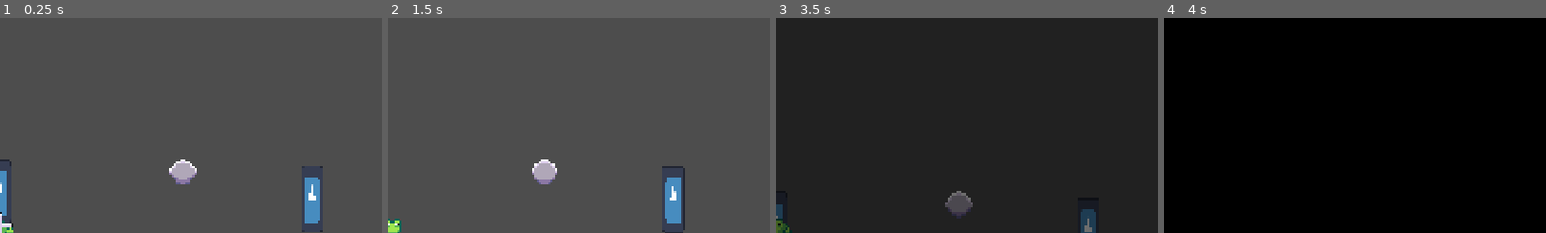
Above: before the commit, frames 1-4 (left to right).
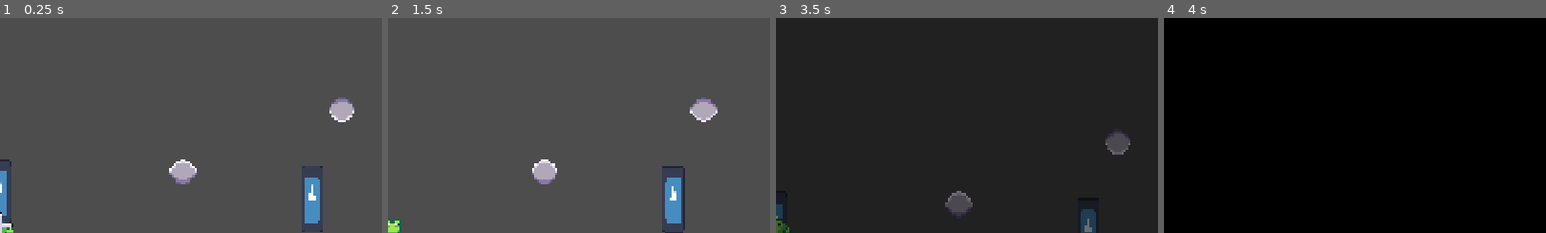
Above: after the commit, the same moments.

Repository: MadAvidCoder/Spin-phibian
Game: Godot game, scene res://scenes/main.tscn
The game is run twice, just before and just after one commit, with the same random seed, the same clock (stepped at 60 frames per second) and the same inputs. The engine's default icon, where the game draws it, is replaced by a stand-in: a white triangle on a blue panel in a dark square.
Inputs (mouse positions are % of the whole screen's width and height, from its top left):
- Up to frame 1 (0.25 s): no input
- Up to frame 2 (1.5 s): tap Enter (ui_accept) at 0.5, 0.77 s; move the mouse to (72, 45) at 0.52 s; hold D (right) from 0.53 s (still down); click (72, 45) at 0.6 s; move the mouse to (30, 55) at 1.27 s; click (30, 55) at 1.35 s
- Up to frame 3 (3.5 s): tap Enter (ui_accept) at 1.52, 3.02 s; move the mouse to (60, 28) at 2.02 s; release D (right) at 2.03 s; hold A (left) 2.03-2.78 s; click (60, 28) at 2.1 s; move the mouse to (45, 70) at 2.77 s; hold D (right) from 2.78 s (still down); click (45, 70) at 2.85 s
- Up to frame 4 (4 s): keep holding D (right); move the mouse to (80, 65) at 3.52 s; click (80, 65) at 3.6 s; tap Enter (ui_accept) at 3.77 s
The pictures show only the part of the screen within x 50-100%, y 2-52%; the shares and areas given below are measured in that part.

The runs differ from the first frame. In frame 1, 0.6% of the frame differs, in the area x 86-93%, y 36-49%; in frame 2, 0.6%; in frame 3, 0.6%, in the area x 86-93%, y 51-64%; in frame 4, nothing differs.

Commit message:
Add rainbow anchor (kinda a bit jank btw)

Diff:
--- a/src/scenes/frog.tscn
+++ b/src/scenes/frog.tscn
@@ -70,7 +70,6 @@
 [node name="Frog" type="CharacterBody2D" unique_id=1809645032 groups=["frog"]]
 collision_mask = 2
 script = ExtResource("1_qyo2l")
-angular_speed = 500.0
 gravity = Vector2(0, 900)
 
 [node name="Sprite" type="AnimatedSprite2D" parent="." unique_id=1201950172]
--- a/src/scenes/main.tscn
+++ b/src/scenes/main.tscn
@@ -8,6 +8,7 @@
 [ext_resource type="PackedScene" uid="uid://dm0gln7oqt738" path="res://scenes/checkpoint.tscn" id="6_tefeu"]
 [ext_resource type="PackedScene" uid="uid://dta8o7pnus7hy" path="res://scenes/magma_anchor.tscn" id="7_o6xl0"]
 [ext_resource type="PackedScene" uid="uid://5aewqofpni6" path="res://scenes/speed_anchor.tscn" id="8_tipki"]
+[ext_resource type="PackedScene" uid="uid://cu7elsjswrkhf" path="res://scenes/rainbow_anchor.tscn" id="9_85g3d"]
 
 [sub_resource type="TileSetAtlasSource" id="TileSetAtlasSource_sugp2"]
 texture = ExtResource("2_0wfyh")
@@ -190,3 +191,6 @@
 
 [node name="SpeedAnchor" parent="." unique_id=1293402068 instance=ExtResource("8_tipki")]
 position = Vector2(695, 224)
+
+[node name="RainbowAnchor" parent="." unique_id=786385282 instance=ExtResource("9_85g3d")]
+position = Vector2(495, 405)
--- /dev/null
+++ b/src/scenes/rainbow_anchor.tscn
@@ -0,0 +1,32 @@
+[gd_scene format=3 uid="uid://cu7elsjswrkhf"]
+
+[ext_resource type="Script" uid="uid://d0datcxbds1c" path="res://scripts/rainbow_anchor.gd" id="1_0ymkj"]
+[ext_resource type="Texture2D" uid="uid://bh71ieiwbq748" path="res://assets/sprites/basic anchor.png" id="2_hs5qy"]
+[ext_resource type="Shader" uid="uid://dk82u8abh3jtm" path="res://shaders/anchor_outline.gdshader" id="2_lm60w"]
+[ext_resource type="Script" uid="uid://c6aktqa8tmglg" path="res://scripts/orbit_radius.gd" id="3_ua340"]
+
+[sub_resource type="CircleShape2D" id="CircleShape2D_2cus8"]
+radius = 7.071068
+
+[sub_resource type="ShaderMaterial" id="ShaderMaterial_ua340"]
+shader = ExtResource("2_lm60w")
+shader_parameter/outline_color = Color(1, 1, 1, 1)
+shader_parameter/outline_thickness = 1.0000000475
+
+[node name="RainbowAnchor" type="StaticBody2D" unique_id=786385282]
+collision_layer = 4
+collision_mask = 0
+input_pickable = true
+script = ExtResource("1_0ymkj")
+metadata/_custom_type_script = "uid://d0datcxbds1c"
+
+[node name="CollisionPolygon2D" type="CollisionShape2D" parent="." unique_id=871511499]
+shape = SubResource("CircleShape2D_2cus8")
+
+[node name="Sprite2D" type="Sprite2D" parent="." unique_id=1586985149]
+material = SubResource("ShaderMaterial_ua340")
+texture = ExtResource("2_hs5qy")
+flip_v = true
+
+[node name="OrbitRadius" type="Node2D" parent="." unique_id=308353344]
+script = ExtResource("3_ua340")
--- a/src/scripts/base_anchor.gd
+++ b/src/scripts/base_anchor.gd
@@ -1,5 +1,12 @@
 extends StaticBody2D
 class_name Anchor
+
+enum AnchorTypes {
+	BASE,
+	MAGMA,
+	SPEED,
+	RAINBOW
+}
 
 @export var orbit_radius: float = 100
 @export var angular_speed: float = 500
@@ -11,7 +18,10 @@
 
 var is_grabbed: bool = false
 
+var type: AnchorTypes
+
 func _ready() -> void:
+	type = AnchorTypes.BASE
 	cursor = get_tree().get_first_node_in_group("cursor")
 	frog = get_tree().get_first_node_in_group("frog")
 	for child in get_children():
--- a/src/scripts/frog.gd
+++ b/src/scripts/frog.gd
@@ -3,6 +3,7 @@
 enum States {
 	GROUND,
 	AIR,
+	FLOATING,
 	TONGUING,
 	GRAPPLED,
 	DEAD,
@@ -56,7 +57,7 @@
 	change_state(States.AIR)
 
 func on_anchor_clicked(targ_anchor: Anchor):
-	if state == States.GROUND or state == States.AIR:
+	if state == States.GROUND or state == States.AIR or state == States.FLOATING:
 		if targ_anchor.global_position.distance_to(global_position) <= pull_dist:
 			anchor = targ_anchor
 
@@ -75,7 +76,10 @@
 func on_anchor_released():
 	if state == States.GRAPPLED or state == States.TONGUING:
 		anchor.on_released()
-		change_state(States.AIR)
+		if anchor.type == Anchor.AnchorTypes.RAINBOW:
+			change_state(States.FLOATING)
+		else:
+			change_state(States.AIR)
 
 func change_state(new_state: States):
 	exit_state()
--- a/src/scripts/magma_anchor.gd
+++ b/src/scripts/magma_anchor.gd
@@ -7,6 +7,7 @@
 
 func _ready():
 	super._ready()
+	type = AnchorTypes.MAGMA
 	frog.respawned.connect(_on_frog_respawned)
 
 func on_grabbed():
--- /dev/null
+++ b/src/scripts/rainbow_anchor.gd
@@ -0,0 +1,6 @@
+extends Anchor
+class_name RainbowAnchor
+
+func _ready():
+	super._ready()
+	type = AnchorTypes.RAINBOW
--- a/src/scripts/speed_anchor.gd
+++ b/src/scripts/speed_anchor.gd
@@ -1,5 +1,9 @@
 extends Anchor
 class_name SpeedAnchor
+
+func _ready() -> void:
+	super._ready()
+	type = AnchorTypes.SPEED
 
 func on_grabbed():
 	super.on_grabbed()
Not shown, added: src/scripts/rainbow_anchor.gd.uid
